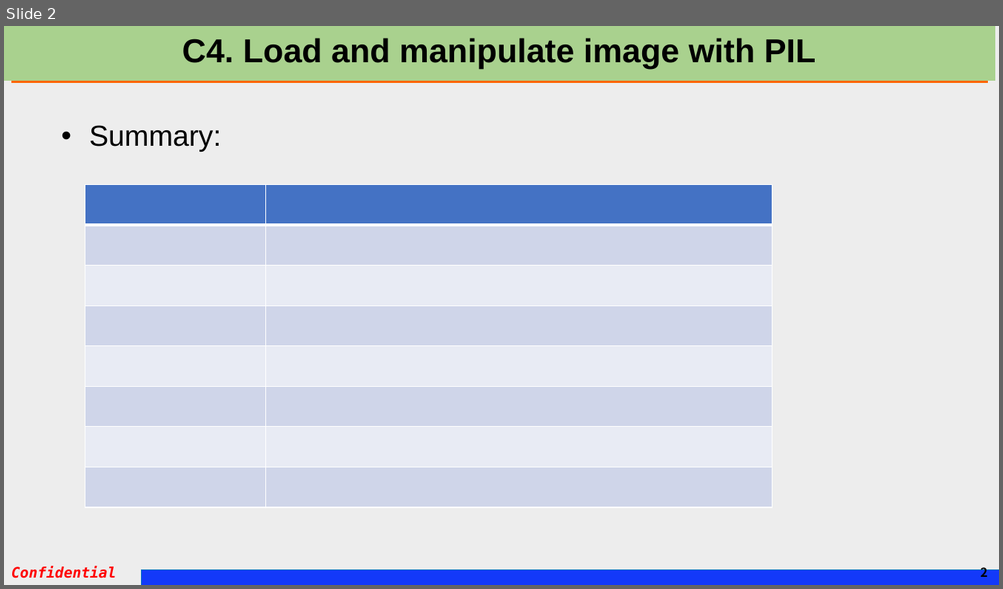
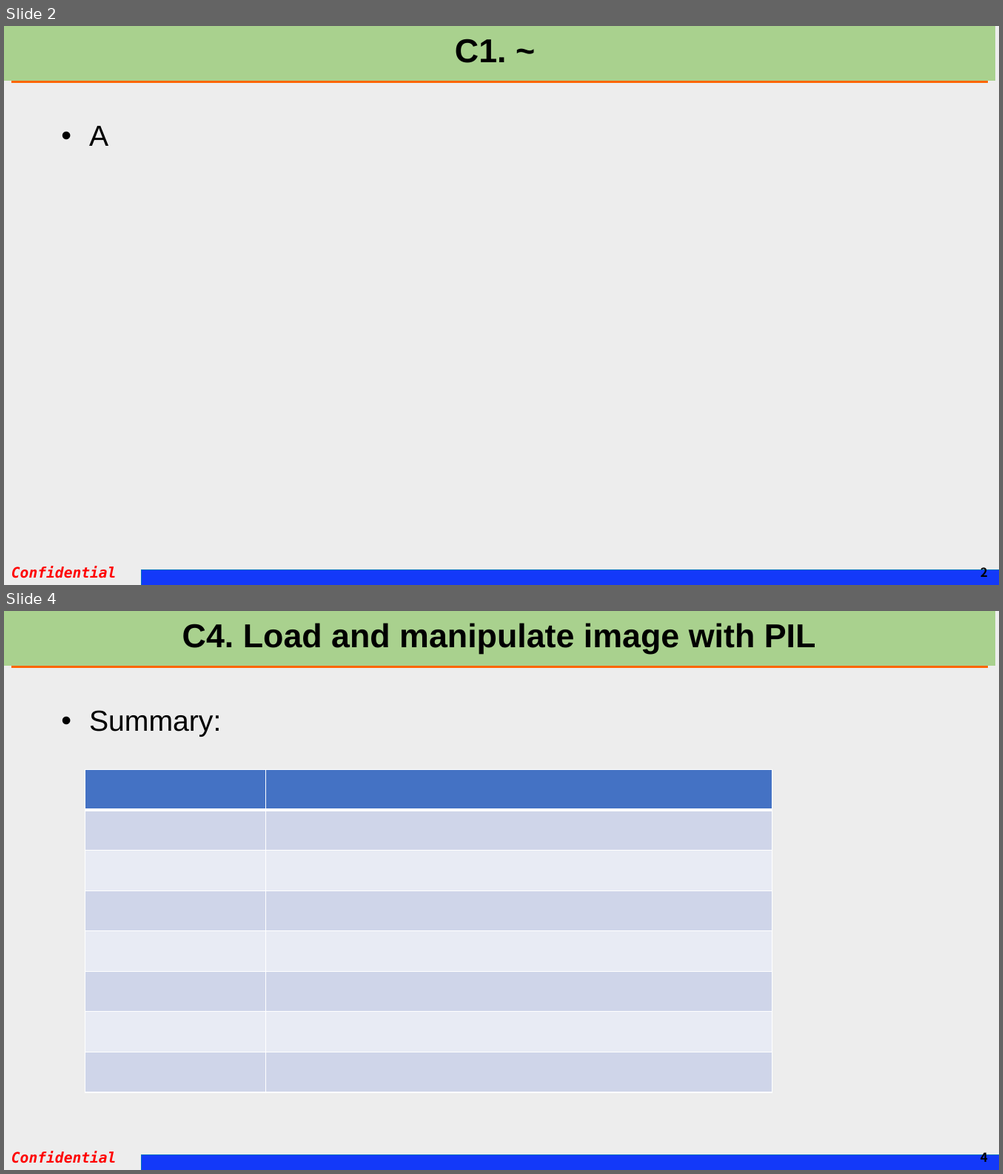
Before and after one commit to gemmanguen/Fundamental_review, a slide deck: 4ComputerVision/frk_DL-for-CV_v0.pptx. Shown one above the other, each under a label of ours: slide 2 before the commit, slides 2 and 4 after it; the slides between them are not shown. The pictures are 1003x589 and 1003x1174 pixels, drawn with LibreOffice and Linux fonts; fonts in the diff are those of the drawing. Boxes give left, top, right and bottom in pixels: in the first picture for what was removed or moved away, otherwise in the second. Text is boxed around its words. In the diff, an @@ line names an element or a change of style, - is before the commit and + after.

```diff
--- a/4ComputerVision/frk_DL-for-CV_v0.pptx
+++ b/4ComputerVision/frk_DL-for-CV_v0.pptx
@@ slide 2 added at (4,26,999,585), background #EDEDED; not listed: 3 template elements that a slide beside it also shows @@
@@ title added at (4,26,995,81), fill #A9D18E, 32 pt, text #000000, bold @@
+C1. ~
@@ text added at (89,126,108,146), 28 pt, text #000000 @@
+• A
@@ page number added at (980,565,987,577), 12 pt, text #000000, bold @@
+2
@@ what was slide 2 is now slide 4 @@
@@ page number at (980,1150,987,1162): text changed @@
-2
+4
```
Also in this commit, not shown: 1 slide changed, 1 other slide added, 34 other files.
